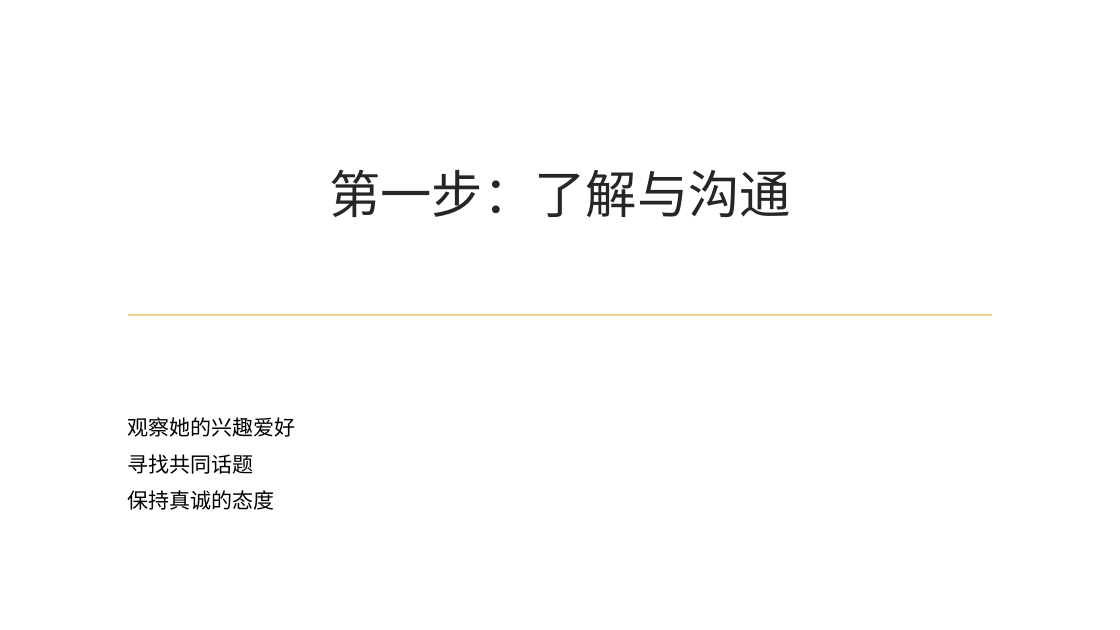
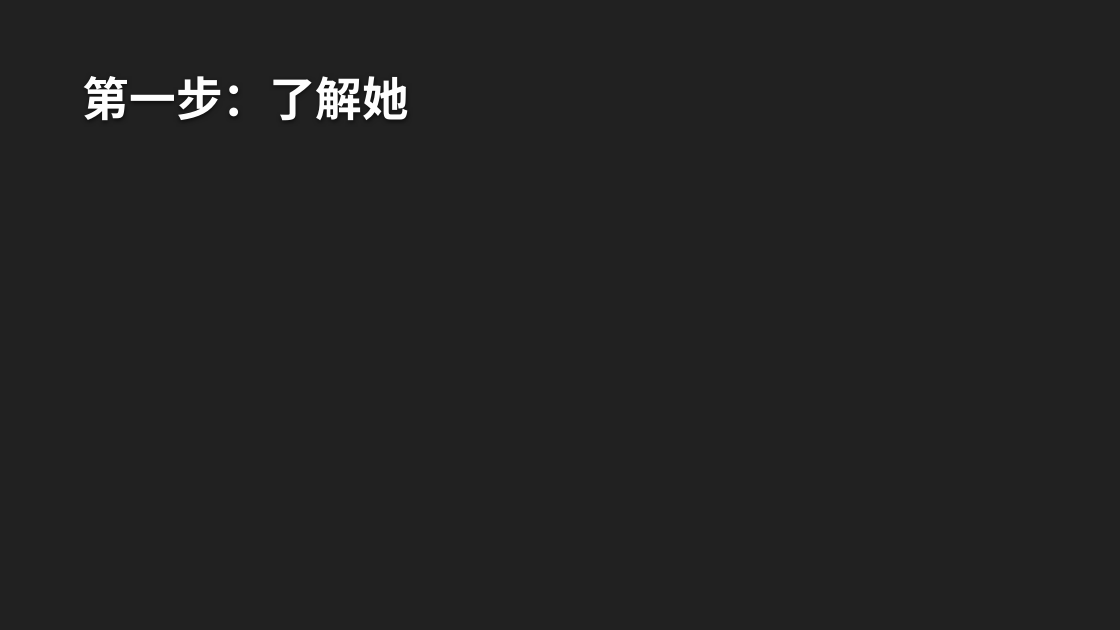
Before and after one commit to Lizhenghe-Chen/AIFileGenerator, a slide deck: slide 3 of Output/666/test.pptx. Drawn at 1120x630 pixels with LibreOffice and Linux fonts; fonts in the diff are those of the drawing; background and template pictures are left out. Boxes give left, top, right and bottom in pixels: in the first picture for what was removed or moved away, otherwise in the second. Text is boxed around its words. In the diff, an @@ line names an element or a change of style, - is before the commit and + after.

```diff
--- a/Output/666/test.pptx
+++ b/Output/666/test.pptx
@@ background picture (left out) to #212121 @@
@@ title "第一步：了解她" at [83,76,409,121]: vertical alignment middle to bottom @@
@@ title at [83,76,409,121]: text changed; size 44 to 40 pt; font Times New Roman to Quicksand; text colour #262626 to #FEFEFE; bold on @@
-第一步：了解与沟通
+第一步：了解她
@@ line removed from (129, 315) to (992, 315) @@
@@ text removed at [127,417,295,510] @@
-观察她的兴趣爱好
-寻找共同话题
-保持真诚的态度
```
Also in this commit, not shown: 3 other slides changed, 2 slides added, 2 slides removed, 5 other files.
